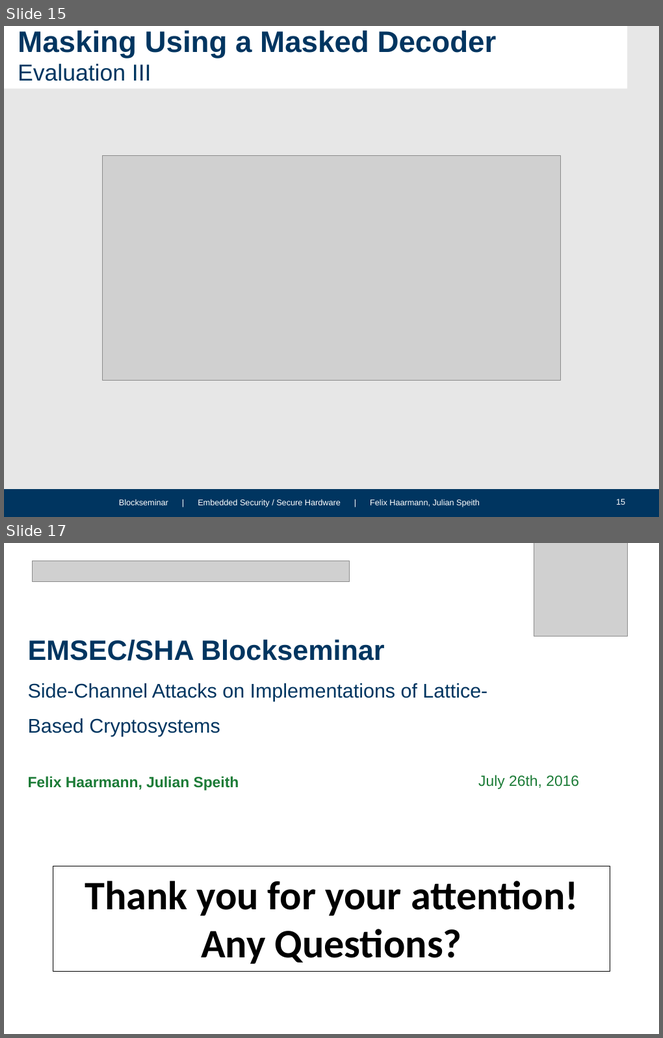
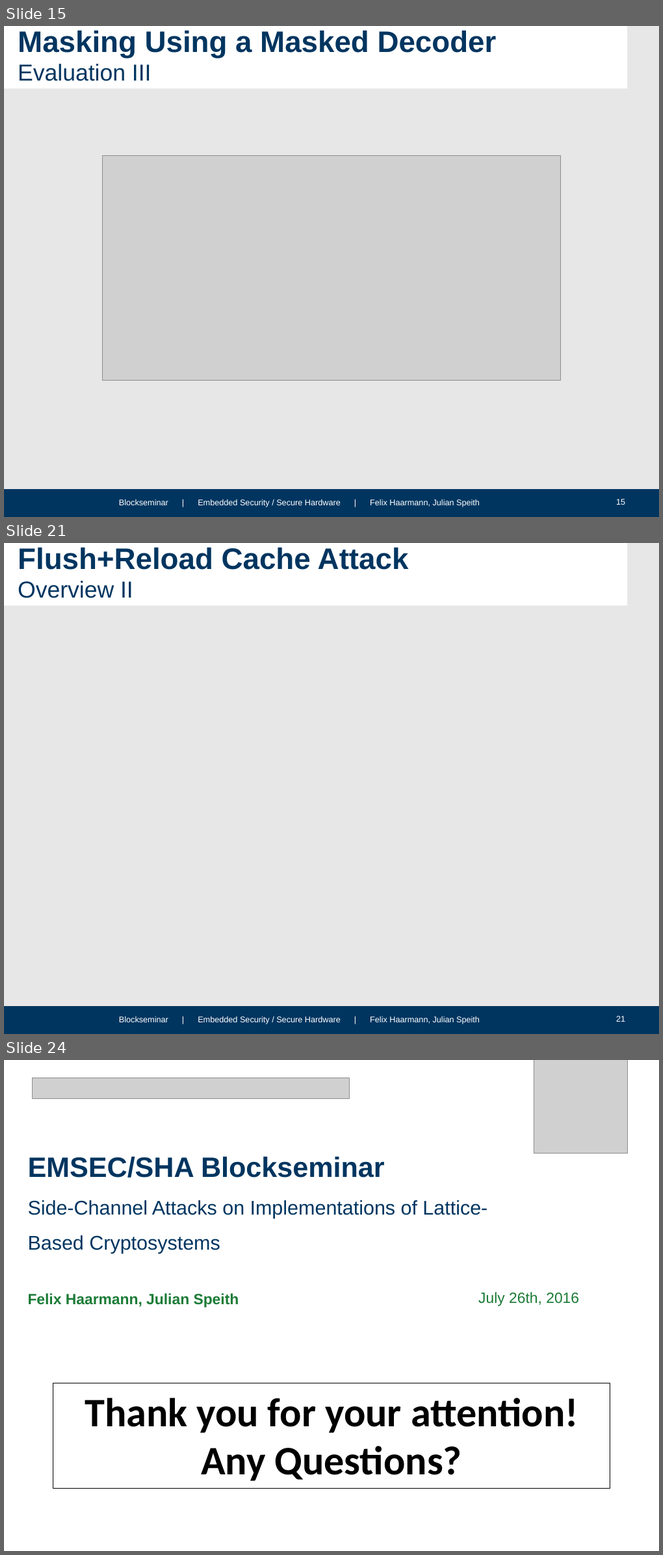
Before and after one commit to HFelixA/emsecseminar, a slide deck: presentation/Julian.pptx. Shown one above the other, each under a label of ours: slides 15 and 17 before the commit, slides 15, 21 and 24 after it; the slides between them are not shown. The pictures are 663x1038 and 663x1555 pixels, drawn with LibreOffice and Linux fonts; fonts in the diff are those of the drawing; grey boxes stand for pictures; background and template pictures are left out. Boxes give left, top, right and bottom in pixels: in the first picture for what was removed or moved away, otherwise in the second. Text is boxed around its words. In the diff, an @@ line names an element or a change of style, - is before the commit and + after.

```diff
--- a/presentation/Julian.pptx
+++ b/presentation/Julian.pptx
@@ slide 21 added at [4,543,659,1034], background #E7E7E7; not listed: 4 template elements that a slide beside it also shows @@
@@ title added at [18,548,409,598], 36 pt, text #003560, bold @@
+Flush+Reload Cache Attack
+Overview II
@@ what was slide 17 is now slide 24 @@
```
Also in this commit, not shown: 2 slides changed, 6 other slides added, 1 other file.
